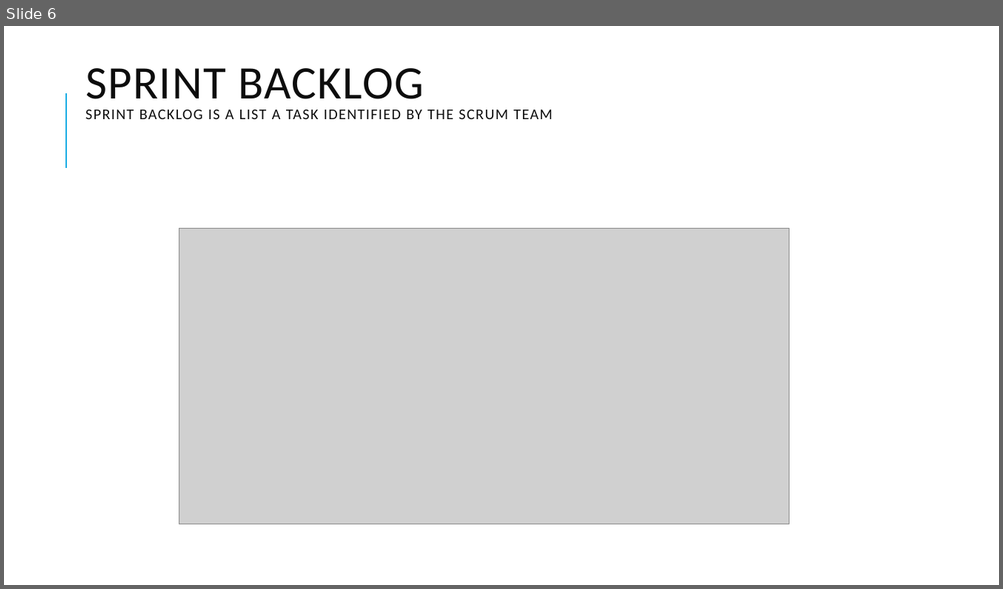
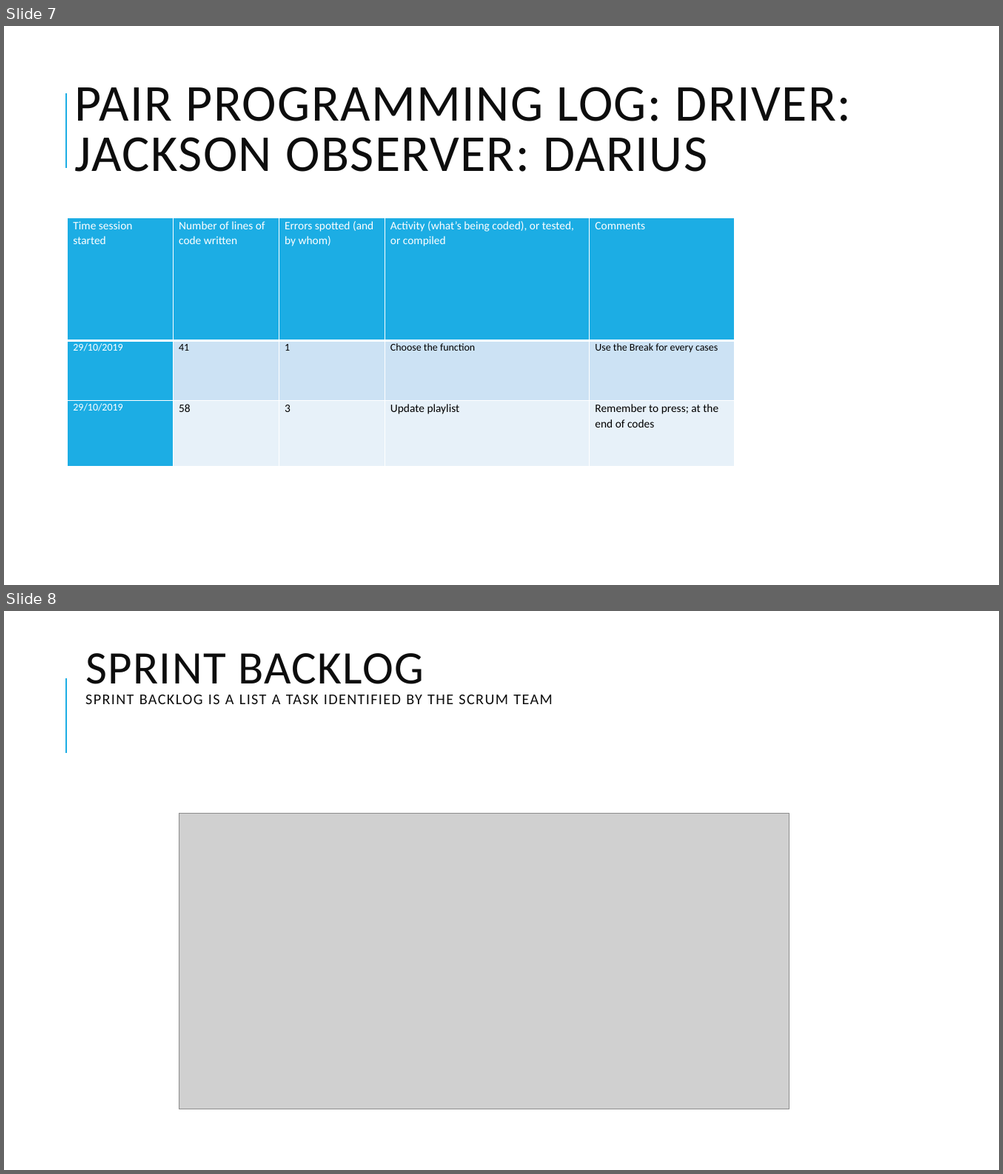
Before and after one commit to LukeTechnoUserOfficial/Software-Engineering-Project, a slide deck: Software Presentation.pptx. Shown one above the other, each under a label of ours: slide 6 before the commit, slides 7 and 8 after it. The pictures are 1003x589 and 1003x1174 pixels, drawn with LibreOffice and Linux fonts; fonts in the diff are those of the drawing; grey boxes stand for pictures. Boxes give left, top, right and bottom in pixels: in the first picture for what was removed or moved away, otherwise in the second. Text is boxed around its words. In the diff, an @@ line names an element or a change of style, - is before the commit and + after.

```diff
--- a/Software Presentation.pptx
+++ b/Software Presentation.pptx
@@ slide 7 added at <box>4,26,999,585</box>, background #FFFFFF; not listed: 1 template element that a slide beside it also shows @@
@@ title added at <box>75,87,851,172</box>, 50 pt, text #0D0D0D @@
+PAIR PROGRAMMING LOG: DRIVER: JACKSON OBSERVER: DARIUS
@@ table added at <box>68,218,735,467</box>, 3 rows, 5 columns @@
+Time session started | Number of lines of code written | Errors spotted (and by whom) | Activity (what’s being coded), or tested, or compiled | Comments
+29/10/2019 | 41 | 1 | Choose the function | Use the Break for every cases
+29/10/2019 | 58 | 3 | Update playlist | Remember to press; at the end of codes
@@ what was slide 6 is now slide 8 @@
```
Also in this commit, not shown: 1 slide changed, 1 other slide added, 2 other files.
